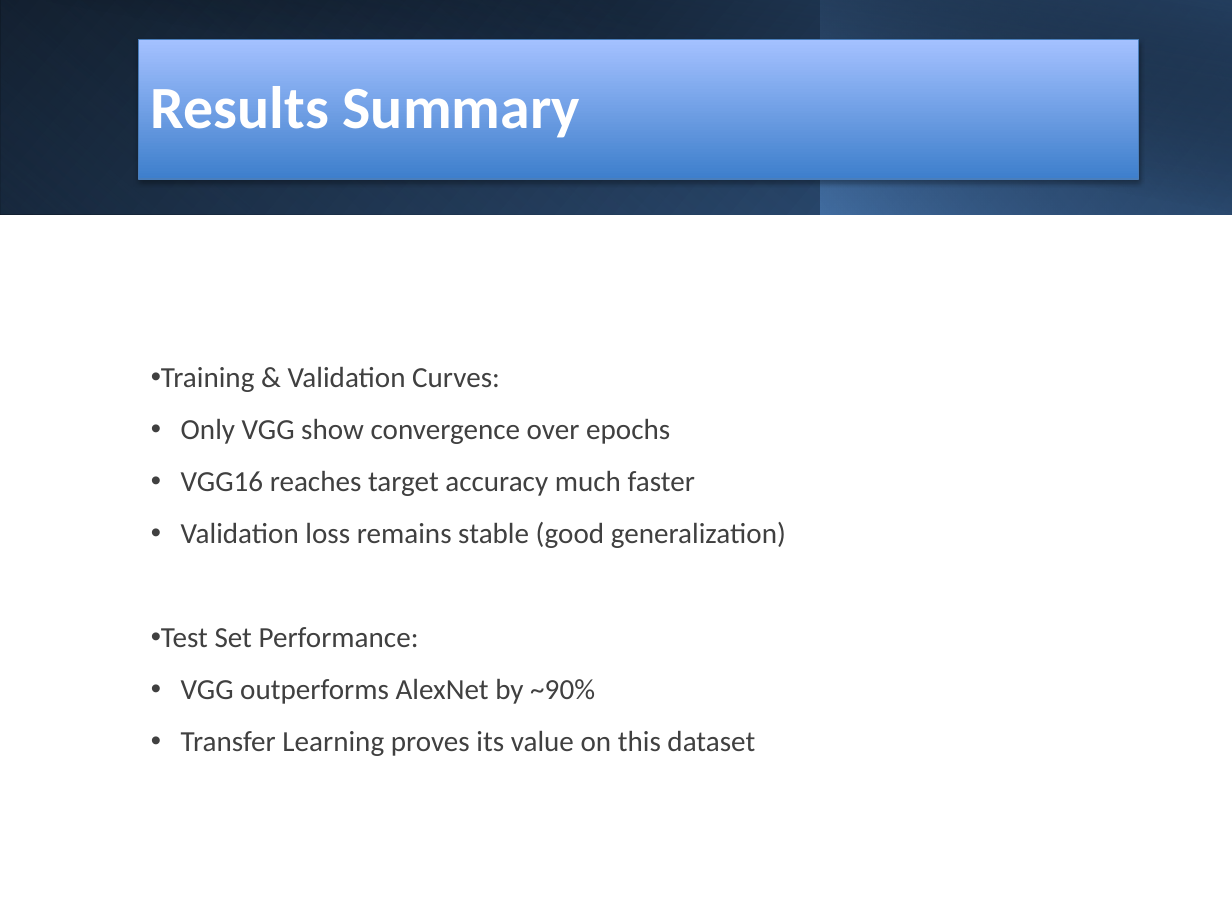
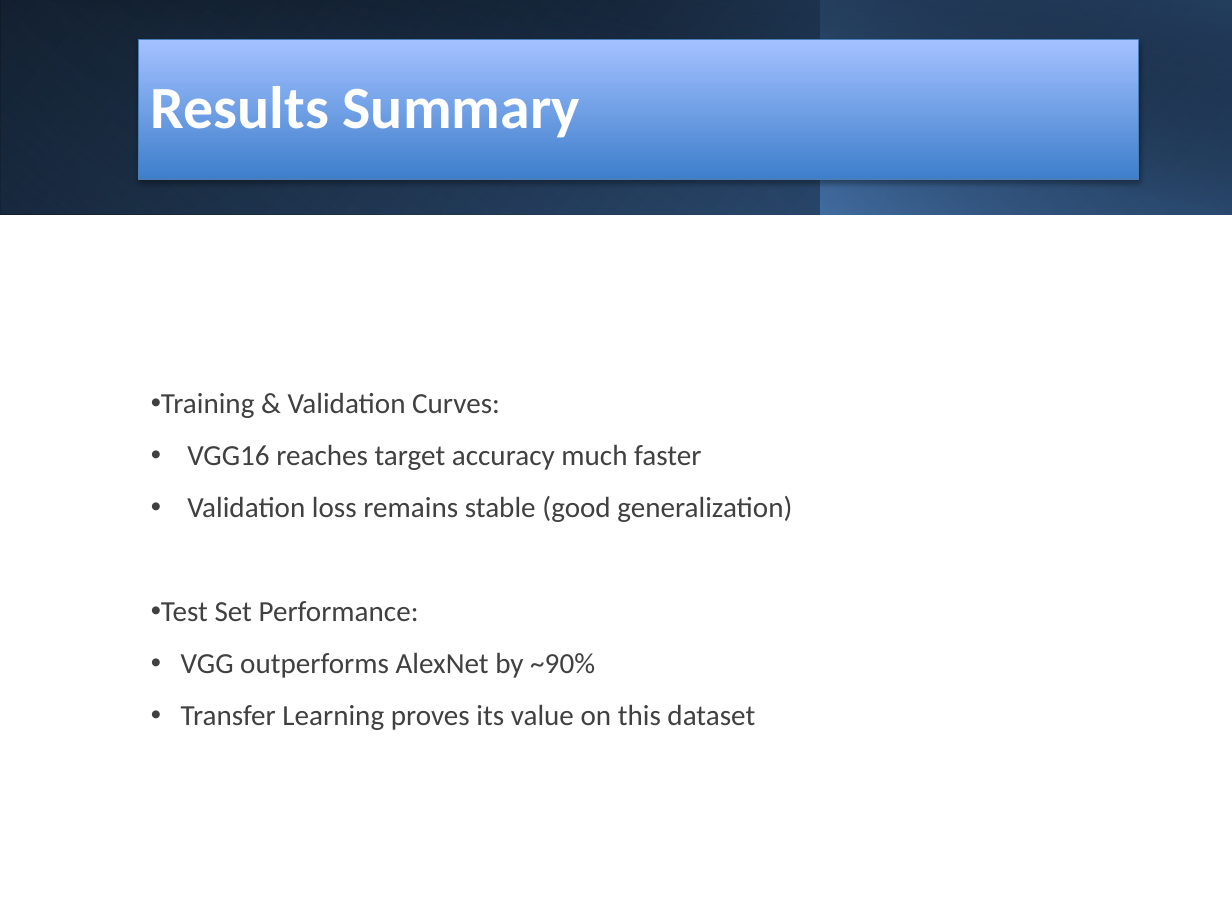
Before and after one commit to Bernardo1205/Deep-Learning, a slide deck: slide 31 of src/assignment-2/CNN/CNN_Classification_Report.pptx (slide 26 before the commit). Drawn at 1232x924 pixels with LibreOffice and Linux fonts; fonts in the diff are those of the drawing. Boxes give left, top, right and bottom in pixels: in the first picture for what was removed or moved away, otherwise in the second. Text is boxed around its words. In the diff, an @@ line names an element or a change of style, - is before the commit and + after.

```diff
--- a/src/assignment-2/CNN/CNN_Classification_Report.pptx
+++ b/src/assignment-2/CNN/CNN_Classification_Report.pptx
@@ text at (x1=181, y1=418, x2=670, y2=444): paragraph removed @@
-• Only VGG show convergence over epochs
```
Also in this commit, not shown: 6 other slides changed, 8 slides added, 4 slides removed.
